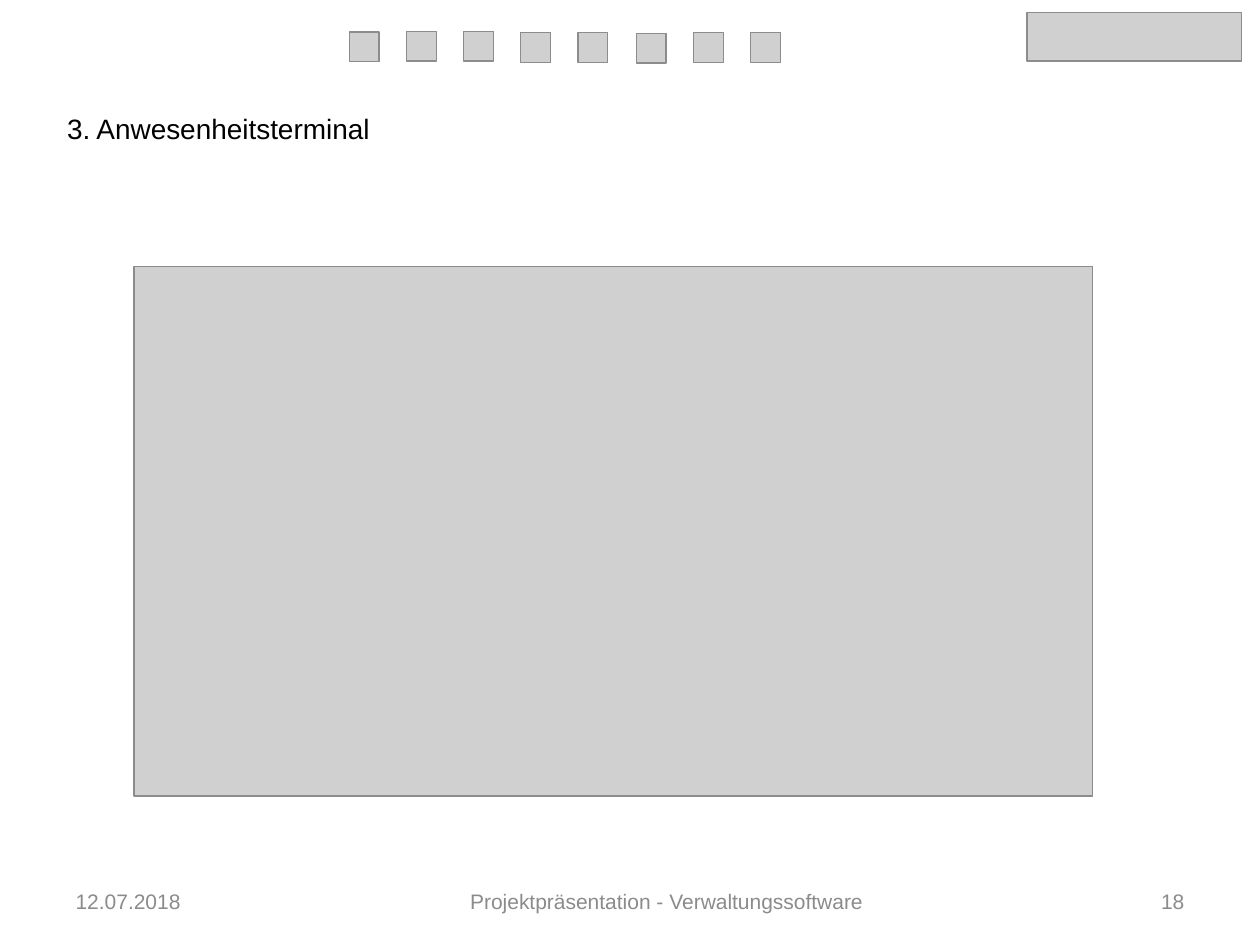
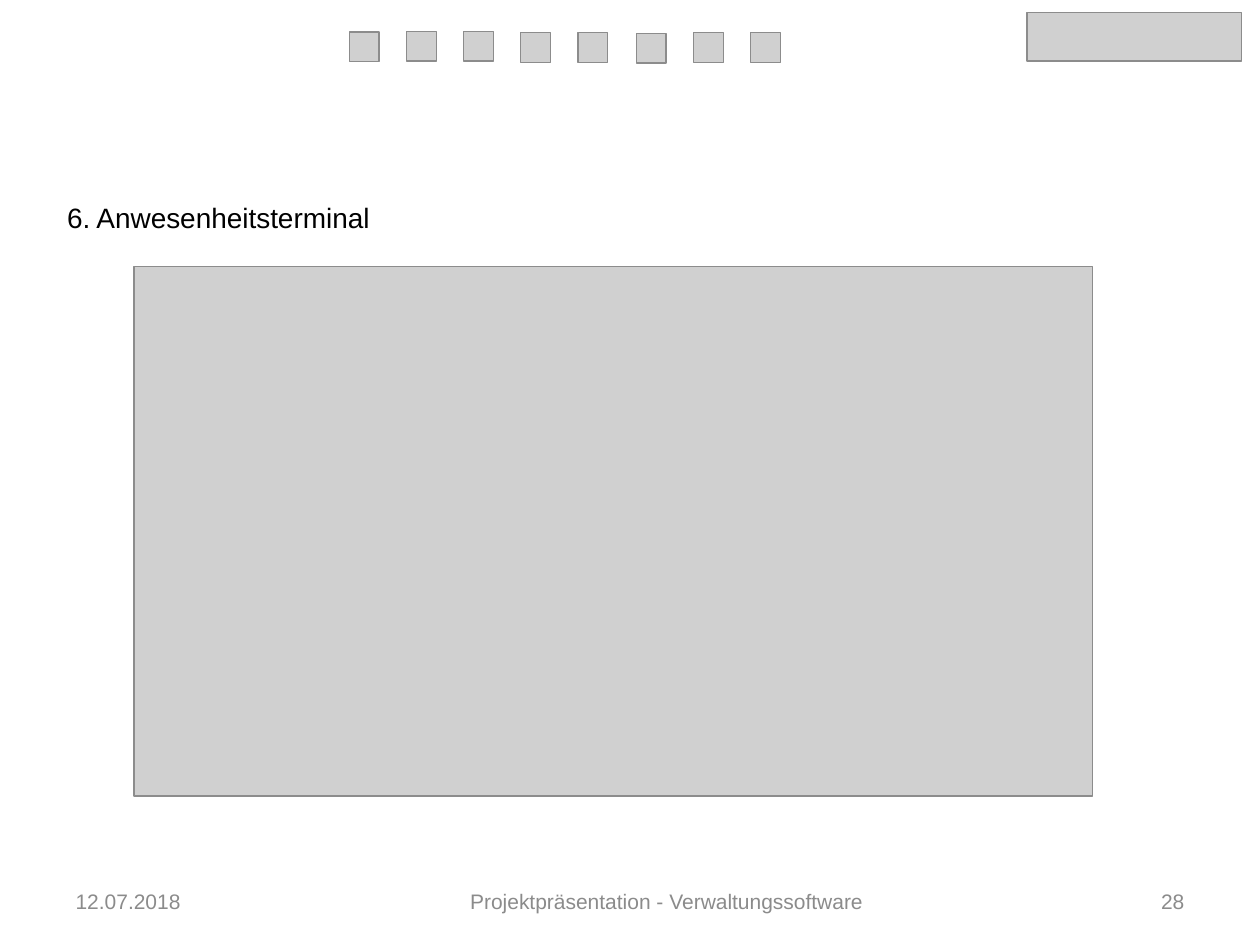
Before and after one commit to Verwaltungsprogramm/Fitnessstudio, a slide deck: slide 28 of Präsentation_FIT.pptx (slide 18 before the commit). Drawn at 1260x945 pixels with LibreOffice and Linux fonts; fonts in the diff are those of the drawing; grey boxes stand for pictures. Boxes give left, top, right and bottom in pixels: in the first picture for what was removed or moved away, otherwise in the second. Text is boxed around its words. In the diff, an @@ line names an element or a change of style, - is before the commit and + after.

```diff
--- a/Präsentation_FIT.pptx
+++ b/Präsentation_FIT.pptx
@@ text at box(67, 207, 369, 229): text changed @@
-3. Anwesenheitsterminal
+6. Anwesenheitsterminal
@@ page number at box(1161, 894, 1184, 909): text changed @@
-18
+28
```
Also in this commit, not shown: 13 other slides changed, 11 slides added.
